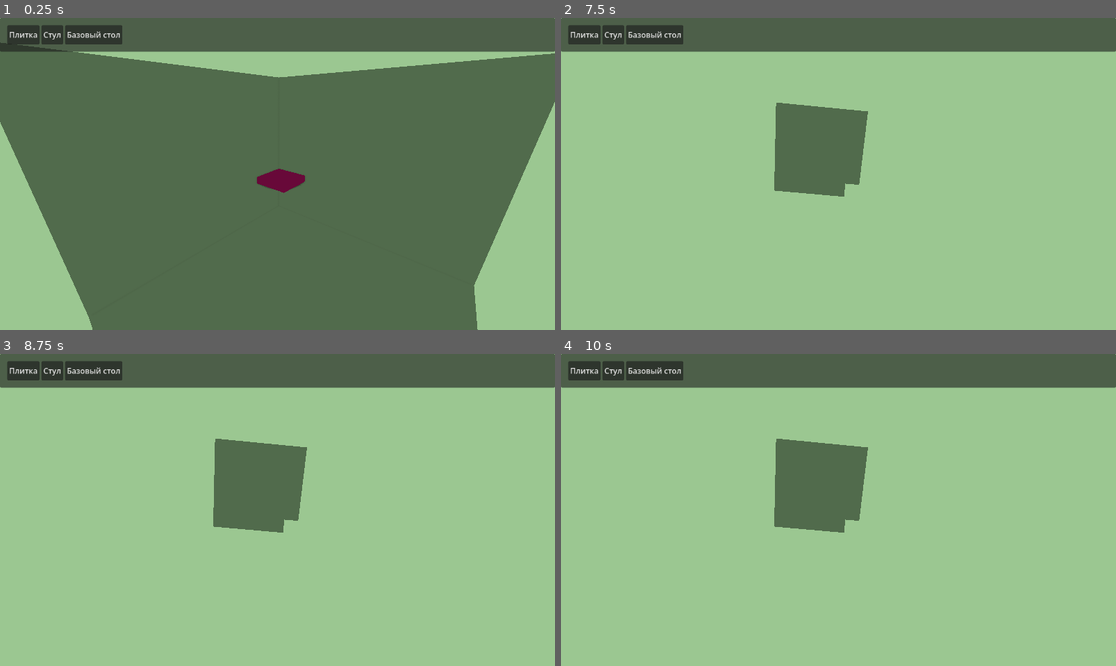
Above: before the commit, frames 1-4 (two rows, left to right).
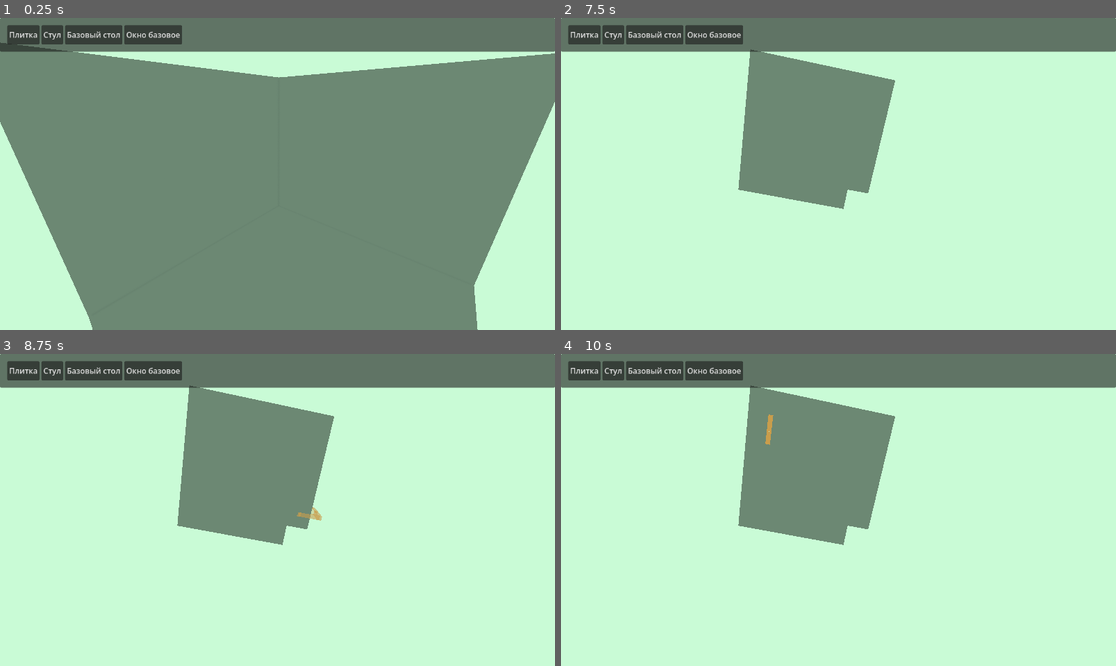
Above: after the commit, the same moments.

Repository: kotofeyy/cozy_lego_game
Game: Godot game, scene res://scenes/main.tscn
The game is run twice, just before and just after one commit, with the same random seed, the same clock (stepped at 60 frames per second) and the same inputs.
Inputs (mouse positions are in pixels of both pictures, inside the frame that each line leads up to):
- Up to frame 1 (0.25 s): no input
- Up to frame 2 (7.5 s): click "Плитка" at 0.5 s; click "Стул" at 1.25 s; click "Базовый стол" at 2 s; click (716, 33) at 2.75 s, where only the run after the commit has a clickable "Окно базовое"; tap Enter at 3.5, 5, 6.5 s; move the mouse to (960, 158) at 3.52 s; press the mouse at (960, 158) at 3.53 s; hold E (rotate_right) 3.53-4.28 s; right-click (960, 158) at 3.8 s; tap Space at 4.25, 5.75, 7.25 s; move the mouse to (727, 189) at 4.27 s; release the mouse at (727, 189) at 4.28 s; hold Q (rotate_left) 4.28-5.03 s; right-click (727, 189) at 4.35 s; click (727, 189) at 4.55 s; move the mouse to (894, 105) at 5.02 s; press the mouse at (894, 105) at 5.03 s; hold E (rotate_right) 5.03-6.53 s; right-click (894, 105) at 5.3 s; move the mouse to (810, 236) at 5.77 s; release the mouse at (810, 236) at 5.78 s; right-click (810, 236) at 5.85 s; click (810, 236) at 6.05 s; move the mouse to (1005, 220) at 6.52 s; hold Middle mouse button (mouse_middle_action) 6.53-7.28 s; hold Q (rotate_left) from 6.53 s (still down); right-click (1005, 220) at 6.8 s; move the mouse to (672, 127) at 7.27 s; click (672, 127) at 7.35 s
- Up to frame 3 (8.75 s): keep holding Q (rotate_left); move the mouse to (305, 510) at 8.02 s; right-click (305, 510) at 8.1 s
- Up to frame 4 (10 s): move the mouse to (755, 432) at 8.77 s; release Q (rotate_left) at 8.78 s; hold E (rotate_right) from 8.78 s (still down); click (755, 432) at 8.85 s; move the mouse to (960, 494) at 9.52 s; right-click (960, 494) at 9.6 s

The runs differ from the first frame. In frame 1, 99% of the frame differs, in the area x 0-100%, y 0-100%; in frame 2, 99%; in frame 3, 99%; in frame 4, 99%.
Error before the commit: Invalid call. Nonexistent function 'has' in base 'Nil'. (res://code/installation_of_blocks.gd:44)

Commit message:
подсвечиваю выбранный предмет

Diff:
--- a/code/installation_of_blocks.gd
+++ b/code/installation_of_blocks.gd
@@ -11,12 +11,6 @@
 
 func _ready() -> void:
 	GlobalEvents.change_block.connect(change_block)
-	var path = ItemTypes.blocks[ItemTypes.type.TILES_BASE]["path"]
-	var new_block: PackedScene = load(path)
-	current_block = new_block.instantiate()
-	clear_current_item()
-	current_item.add_child(current_block)
-	group_of_current_block = current_block.get_groups()
 
 
 func _process(delta: float) -> void:
@@ -24,12 +18,12 @@
 	var pos = info["pos"]
 	var group = info["type"]
 	var object = info["collider"]
-
-	if pos and current_block:
-		current_block.global_position = pos
-		current_block.visible = true
-	else:
-		current_block.visible = false
+	if current_block:
+		if pos:
+			current_block.global_position = pos
+			current_block.visible = true
+		else:
+			current_block.visible = false
 
 	if build_timer > 0:
 		build_timer -= delta
@@ -37,19 +31,25 @@
 	if Input.is_action_pressed("mouse_action") and build_timer <= 0:
 		# чтобы плитки не ставились друг на друга, проверяю по группам
 		if not group == group_of_current_block:
+			draw_select_color(false)
 			place_block()
 			build_timer = build_delay # Сбрасываем таймер
+			draw_select_color(true)
 
 	if Input.is_action_just_pressed("mouse_del"):
-		if group.has("placeable"):
-			object.queue_free()
+		if group:
+			if group.has("placeable"):
+				object.queue_free()
 
+	# вращение
 	if Input.is_action_just_pressed("rotate_left"):
 		if current_block:
 			current_block.rotation_degrees.y += 90
+			print("rotation - ", current_block.rotation_degrees)
 	if Input.is_action_just_pressed("rotate_right"):
 		if current_block:
 			current_block.rotation_degrees.y -= 90
+			print("rotation - ", current_block.rotation_degrees)
 
 func place_block() -> void:
 	if current_block:
@@ -68,8 +68,8 @@
 	# Параметры запроса к физике
 	var space_state = get_world_3d().direct_space_state
 	var query = PhysicsRayQueryParameters3D.create(from, to)
-
-	query.exclude = [current_block.get_rid()]
+	if current_block:
+		query.exclude = [current_block.get_rid()]
 
 	var result = space_state.intersect_ray(query)
 
@@ -82,21 +82,22 @@
 		var hit_normal = result.normal # Вектор грани (например, Vector3.UP)
 
 		collider = result.collider
-
-		var shape = current_block.get_node("CollisionShape3D").shape
-		var height = shape.size.y
-		final_pos = hit_pos + (hit_normal * height * 0.5)
-		var grid_y = 0.1
+		if current_block:
+			var shape = current_block.get_node("CollisionShape3D").shape
+			var height = shape.size.y
+			final_pos = hit_pos + (hit_normal * height * 0.5)
+			var grid_y = 0.1
+			var grid_z = 0.5
+			var grid_x = 0.5
 
 
-
-		final_pos.x = snapped(final_pos.x, 1.0)
-		final_pos.z = snapped(final_pos.z, 1.0)
-		#final_pos.y = hit_pos.y
-		final_pos.y = snapped(hit_pos.y, grid_y)
+			final_pos.x = snapped(final_pos.x, grid_x)
+			final_pos.z = snapped(final_pos.z, grid_z)
+			#final_pos.y = hit_pos.y
+			final_pos.y = snapped(hit_pos.y, grid_y)
 
 
-		type = collider.get_groups()
+			type = collider.get_groups()
 	return {
 		"pos": final_pos,
 		"type": type,
@@ -110,6 +111,8 @@
 	current_block = new_block.instantiate()
 	clear_current_item()
 	current_item.add_child(current_block)
+	draw_select_color(true)
+	current_block.add_to_group("placeable")
 	group_of_current_block = current_block.get_groups()
 
 
@@ -117,3 +120,17 @@
 	var child = current_item.get_child(0)
 	if child:
 		child.queue_free()
+
+
+func draw_select_color(enable: bool) -> void:
+	if current_block:
+		for child in current_block.get_children():
+			if child is MeshInstance3D:
+				var material: StandardMaterial3D = child.get_surface_override_material(0).duplicate()
+				if enable:
+					material.transparency = BaseMaterial3D.TRANSPARENCY_ALPHA
+					material.albedo_color.a = 0.6
+				else:
+					material.albedo_color.a = 1.0
+					material.transparency = BaseMaterial3D.TRANSPARENCY_DISABLED
+				child.set_surface_override_material(0, material)
--- a/code/item_types.gd
+++ b/code/item_types.gd
@@ -6,6 +6,7 @@
 	TILES_BASE,
 	CHAIR_BASE,
 	TABLE_BASE,
+	WINDOW_BASE,
 }
 
 const blocks = {
@@ -23,5 +24,10 @@
 		"name": "table_base",
 		"path": "res://scenes/blocks/table_base.tscn",
 		"group": "table_base",
+	},
+	type.WINDOW_BASE: {
+		"name": "table_base",
+		"path": "res://scenes/blocks/window_base.tscn",
+		"group": "table_base",
 	}
 }
--- a/code/main.gd
+++ b/code/main.gd
@@ -5,9 +5,9 @@
 
 #region вращение камеры
 var rotation_speed := 0.01
-var distance := 15.0
+var distance := 10.0
 var zoom_speed = 1.0
-var yaw := -2.3
+var yaw := -2.4
 var pitch := 0.6
 #endregion
 
@@ -68,3 +68,7 @@
 
 func _on_table_button_pressed() -> void:
 	GlobalEvents.change_block.emit(ItemTypes.type.TABLE_BASE)
+
+
+func _on_window_base_pressed() -> void:
+	GlobalEvents.change_block.emit(ItemTypes.type.WINDOW_BASE)
--- a/scenes/blocks/chair_base.tscn
+++ b/scenes/blocks/chair_base.tscn
@@ -3,13 +3,13 @@
 [sub_resource type="BoxMesh" id="BoxMesh_j8c57"]
 
 [sub_resource type="StandardMaterial3D" id="StandardMaterial3D_2nbdr"]
-albedo_color = Color(0.058885224, 0.61390525, 0.21906653, 1)
+albedo_color = Color(0, 0.62352943, 0.5058824, 1)
 
 [sub_resource type="BoxMesh" id="BoxMesh_s8fmr"]
 
 [sub_resource type="BoxShape3D" id="BoxShape3D_s8fmr"]
 
-[node name="BaseChair" type="StaticBody3D" unique_id=690638999 groups=["chair_base", "placeable"]]
+[node name="BaseChair" type="StaticBody3D" unique_id=690638999 groups=["chair_base"]]
 
 [node name="MeshInstance3D3" type="MeshInstance3D" parent="." unique_id=363016249]
 transform = Transform3D(0.2, 0, 0, 0, 1, 0, 0, 0, 0.2, 0.4, 0.5, 0.4)
--- a/scenes/blocks/table_base.tscn
+++ b/scenes/blocks/table_base.tscn
@@ -9,7 +9,7 @@
 
 [sub_resource type="BoxMesh" id="BoxMesh_pvg84"]
 
-[node name="TableBase" type="StaticBody3D" unique_id=815398388 groups=["placeable", "table_base"]]
+[node name="TableBase" type="StaticBody3D" unique_id=815398388 groups=["placeable"]]
 
 [node name="CollisionShape3D" type="CollisionShape3D" parent="." unique_id=2090906886]
 transform = Transform3D(2, 0, 0, 0, 1, 0, 0, 0, 1, -0.3996731, 0.50017285, 0)
--- a/scenes/blocks/tiles_base.tscn
+++ b/scenes/blocks/tiles_base.tscn
@@ -3,11 +3,12 @@
 [sub_resource type="BoxMesh" id="BoxMesh_saun3"]
 
 [sub_resource type="StandardMaterial3D" id="StandardMaterial3D_saun3"]
-albedo_color = Color(0.6829495, 0.09444303, 0.4182262, 1)
+transparency = 1
+albedo_color = Color(0.68235296, 0.09411765, 0.41960785, 1)
 
 [sub_resource type="BoxShape3D" id="BoxShape3D_j8c57"]
 
-[node name="Tiles" type="StaticBody3D" unique_id=1960273006 groups=["placeable", "tiles_base"]]
+[node name="Tiles" type="StaticBody3D" unique_id=1960273006 groups=["tiles_base"]]
 
 [node name="MeshInstance3D" type="MeshInstance3D" parent="." unique_id=662253268]
 transform = Transform3D(1, 0, 0, 0, 0.2, 0, 0, 0, 1, 0, 0.1, 0)
--- /dev/null
+++ b/scenes/blocks/window_base.tscn
@@ -0,0 +1,59 @@
+[gd_scene format=3 uid="uid://5cthvugp28w5"]
+
+[sub_resource type="BoxMesh" id="BoxMesh_vd4sg"]
+
+[sub_resource type="StandardMaterial3D" id="StandardMaterial3D_331u8"]
+albedo_color = Color(0.99999994, 0.62547743, 0.35913333, 1)
+
+[sub_resource type="PlaneMesh" id="PlaneMesh_i7c2t"]
+
+[sub_resource type="StandardMaterial3D" id="StandardMaterial3D_r3iav"]
+cull_mode = 2
+
+[sub_resource type="BoxShape3D" id="BoxShape3D_vd4sg"]
+
+[node name="WindowBase" type="StaticBody3D" unique_id=1930849982]
+
+[node name="MeshInstance3D2" type="MeshInstance3D" parent="." unique_id=1837867256 groups=["window_base"]]
+transform = Transform3D(-0.2, 0, 1.7484556e-08, 0, 1, 0, -1.7484556e-08, 0, -0.2, 0.4, 1.5, -0.5)
+mesh = SubResource("BoxMesh_vd4sg")
+surface_material_override/0 = SubResource("StandardMaterial3D_331u8")
+
+[node name="MeshInstance3D" type="MeshInstance3D" parent="." unique_id=264301840 groups=["window_base"]]
+transform = Transform3D(-0.2, 0, 1.7484556e-08, 0, 1, 0, -1.7484556e-08, 0, -0.2, 0.4, 0.5, -0.5)
+mesh = SubResource("BoxMesh_vd4sg")
+surface_material_override/0 = SubResource("StandardMaterial3D_331u8")
+
+[node name="MeshInstance3D3" type="MeshInstance3D" parent="." unique_id=70080390 groups=["window_base"]]
+transform = Transform3D(-0.2, 0, 1.7484556e-08, 0, 1, 0, -1.7484556e-08, 0, -0.2, 0.4, 1.5, 0.5)
+mesh = SubResource("BoxMesh_vd4sg")
+surface_material_override/0 = SubResource("StandardMaterial3D_331u8")
+
+[node name="MeshInstance3D4" type="MeshInstance3D" parent="." unique_id=1632381874 groups=["window_base"]]
+transform = Transform3D(-0.2, 0, 1.7484556e-08, 0, 1, 0, -1.7484556e-08, 0, -0.2, 0.4, 0.5, 0.5)
+mesh = SubResource("BoxMesh_vd4sg")
+surface_material_override/0 = SubResource("StandardMaterial3D_331u8")
+
+[node name="MeshInstance3D5" type="MeshInstance3D" parent="." unique_id=1289583406 groups=["window_base"]]
+transform = Transform3D(-0.2, 8.742278e-08, -7.642742e-16, 0, -4.371139e-08, -0.2, -1.7484556e-08, -1, 8.742278e-09, 0.4, 0.099999994, 0)
+mesh = SubResource("BoxMesh_vd4sg")
+surface_material_override/0 = SubResource("StandardMaterial3D_331u8")
+
+[node name="MeshInstance3D6" type="MeshInstance3D" parent="." unique_id=627421300 groups=["window_base"]]
+transform = Transform3D(-0.2, 8.742278e-08, -7.642742e-16, 0, -4.371139e-08, -0.2, -1.7484556e-08, -1, 8.742278e-09, 0.4, 1, 0)
+mesh = SubResource("BoxMesh_vd4sg")
+surface_material_override/0 = SubResource("StandardMaterial3D_331u8")
+
+[node name="MeshInstance3D7" type="MeshInstance3D" parent="." unique_id=269042646 groups=["window_base"]]
+transform = Transform3D(-0.2, 8.742278e-08, -7.642742e-16, 0, -4.371139e-08, -0.2, -1.7484556e-08, -1, 8.742278e-09, 0.4, 1.9, 0)
+mesh = SubResource("BoxMesh_vd4sg")
+surface_material_override/0 = SubResource("StandardMaterial3D_331u8")
+
+[node name="MeshInstance3D8" type="MeshInstance3D" parent="." unique_id=446652857]
+transform = Transform3D(4.371139e-08, -1, 4.371139e-08, -1, -4.371139e-08, 0, 3.821371e-15, -8.742278e-08, -0.5, 0.4, 1, 0)
+mesh = SubResource("PlaneMesh_i7c2t")
+surface_material_override/0 = SubResource("StandardMaterial3D_r3iav")
+
+[node name="CollisionShape3D" type="CollisionShape3D" parent="." unique_id=1989246753]
+transform = Transform3D(-0.2, 0, 1.04907336e-07, 0, 2, 0, -1.7484556e-08, 0, -1.2, 0.4, 1, 0)
+shape = SubResource("BoxShape3D_vd4sg")
--- a/scenes/main.tscn
+++ b/scenes/main.tscn
@@ -9,7 +9,7 @@
 
 [sub_resource type="Environment" id="Environment_sugp2"]
 background_mode = 1
-background_color = Color(0.60613686, 0.7824236, 0.56922394, 1)
+background_color = Color(0.7882984, 0.98293215, 0.8406789, 1)
 ssao_enabled = true
 
 [sub_resource type="ImmediateMesh" id="ImmediateMesh_jyhfs"]
@@ -55,6 +55,10 @@
 [node name="TableButton" type="Button" parent="CanvasLayer/Panel/MarginContainer/HBoxContainer" unique_id=446133519]
 layout_mode = 2
 text = "Базовый стол"
+
+[node name="WindowBase" type="Button" parent="CanvasLayer/Panel/MarginContainer/HBoxContainer" unique_id=1167755476]
+layout_mode = 2
+text = "Окно базовое"
 
 [node name="Gizmo" type="MeshInstance3D" parent="." unique_id=267778524]
 visible = false
@@ -107,3 +111,4 @@
 [connection signal="pressed" from="CanvasLayer/Panel/MarginContainer/HBoxContainer/TilesButton" to="." method="_on_tiles_button_pressed"]
 [connection signal="pressed" from="CanvasLayer/Panel/MarginContainer/HBoxContainer/ChairButton" to="." method="_on_chair_button_pressed"]
 [connection signal="pressed" from="CanvasLayer/Panel/MarginContainer/HBoxContainer/TableButton" to="." method="_on_table_button_pressed"]
+[connection signal="pressed" from="CanvasLayer/Panel/MarginContainer/HBoxContainer/WindowBase" to="." method="_on_window_base_pressed"]
